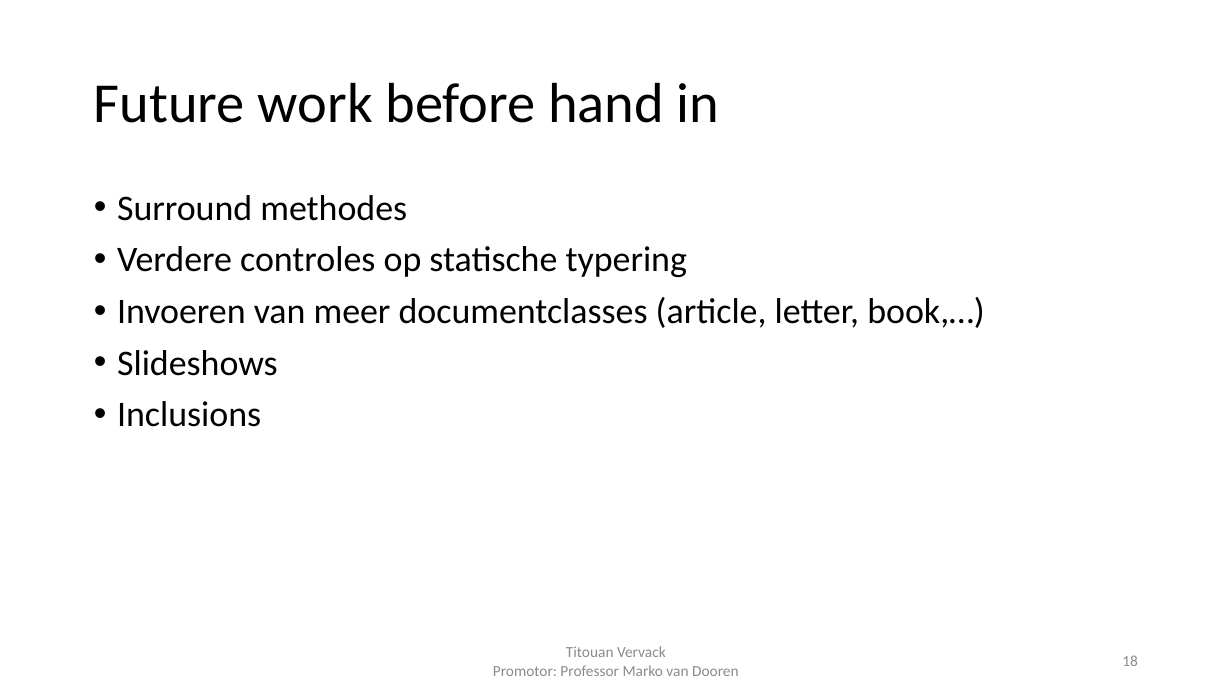
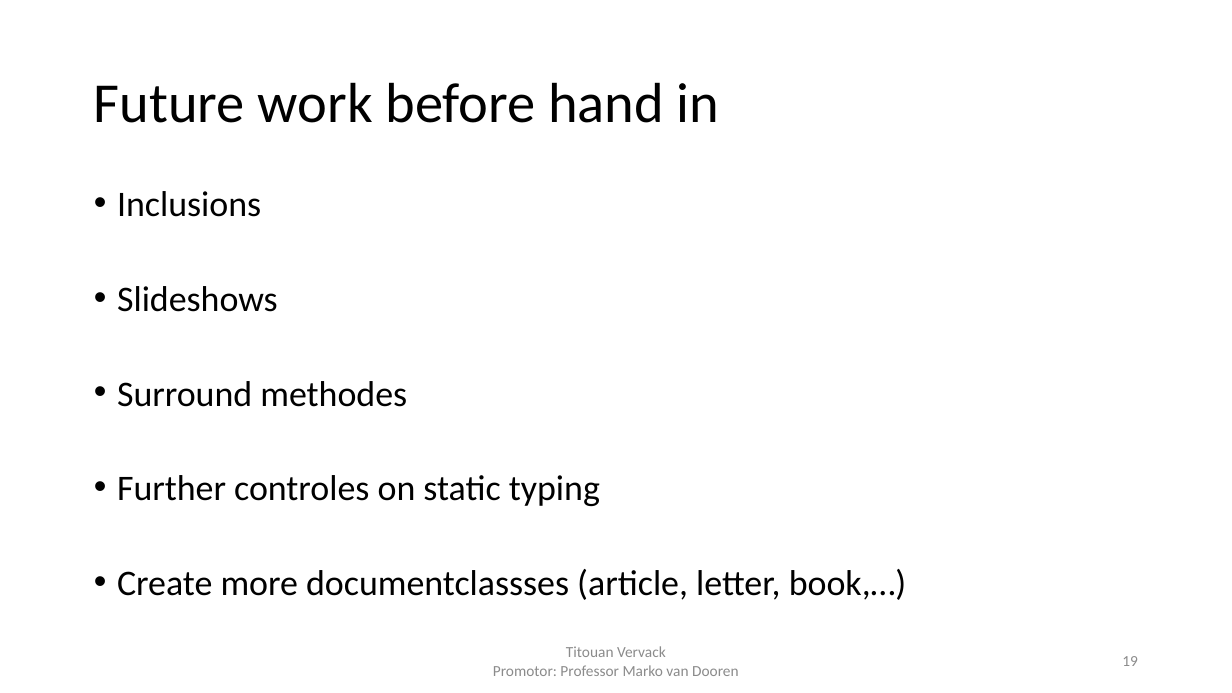
Before and after one commit to FlashYoshi/neio, a slide deck: slide 19 of Intermediate Presentation.pptx (slide 18 before the commit). Drawn at 1232x693 pixels with LibreOffice and Linux fonts; fonts in the diff are those of the drawing. Boxes give left, top, right and bottom in pixels: in the first picture for what was removed or moved away, otherwise in the second. Text is boxed around its words. In the diff, an @@ line names an element or a change of style, - is before the commit and + after.

```diff
--- a/Intermediate Presentation.pptx
+++ b/Intermediate Presentation.pptx
@@ text at (117, 191, 278, 312): paragraphs added @@
+• Inclusions
+• Slideshows
@@ text at (117, 381, 407, 407): line spacing 0.9 to 0.8 @@
@@ text at (117, 475, 907, 600): text changed @@
-• Verdere controles op statische typering
-• Invoeren van meer documentclasses (article, letter, book,…)
-• Slideshows
-• Inclusions
+• Further controles on static typing
+• Create more documentclassses (article, letter, book,…)
@@ page number at (1122, 656, 1138, 666): text changed @@
-18
+19
```
Also in this commit, not shown: 18 other slides changed, 1 slide added, 21 other files.
